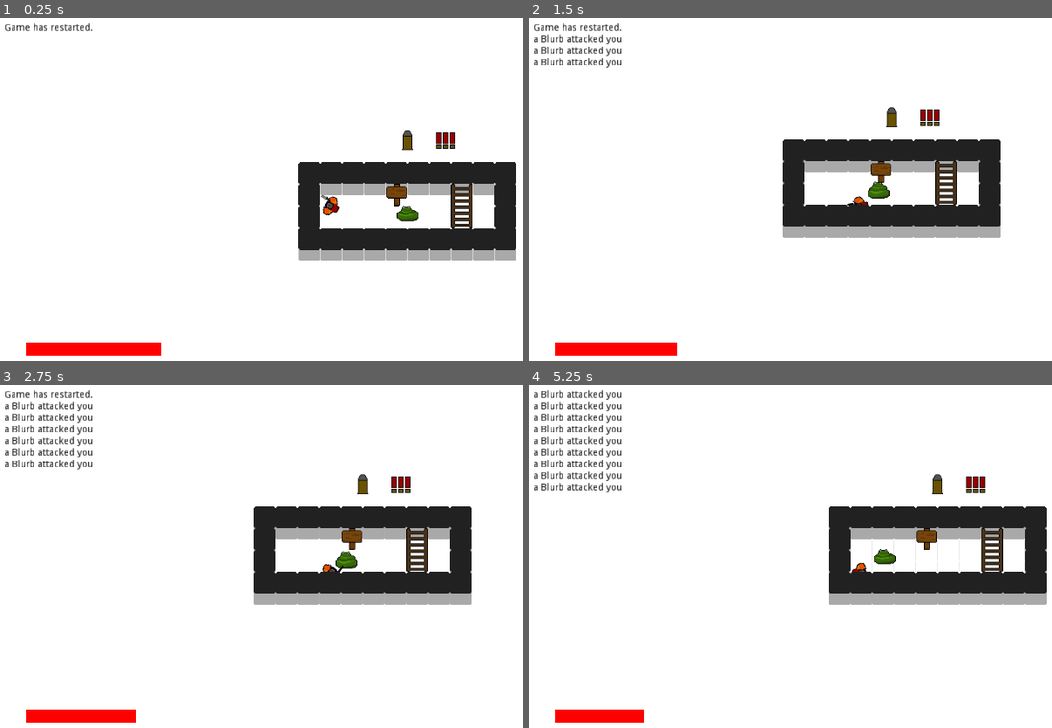
Above: before the commit, frames 1-4 (two rows, left to right).
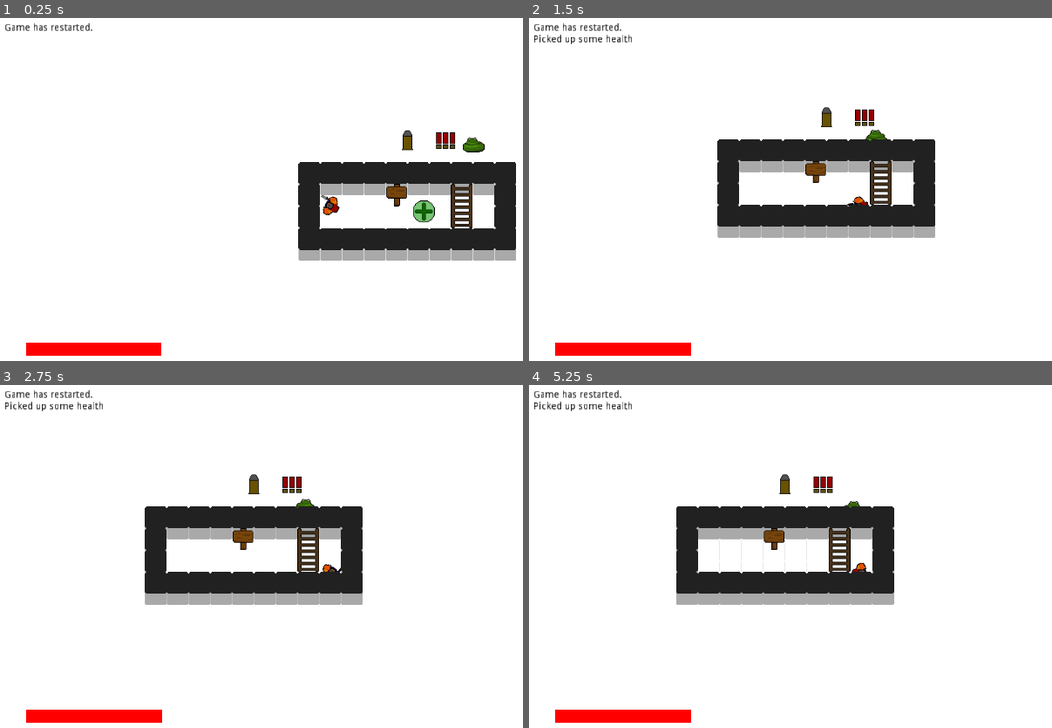
Above: after the commit, the same moments.

Repository: MilanFIN/Project2
Game: Godot game, scene res://Game.tscn
Two runs of this game, one before a commit and one after it. Both use one fixed random seed, a clock stepped at 60 frames per second and the inputs below.
Inputs (mouse positions are in pixels of both pictures, inside the frame that each line leads up to):
- Up to frame 1 (0.25 s): no input
- Up to frame 2 (1.5 s): move the mouse to (1015, 186) at 0.52 s; hold D (move_right) 0.53-1.28 s; hold 1 (melee) 0.53-1.28 s; click (1015, 186) at 0.67 s; move the mouse to (722, 227) at 1.27 s; hold S (move_down) from 1.28 s (still down); tap 2 (pistol) at 1.35 s
- Up to frame 3 (2.75 s): move the mouse to (402, 484) at 2.02 s; release S (move_down) at 2.03 s; hold D (move_right) from 2.03 s (still down); hold 3 (shotgun) from 2.03 s (still down)
- Up to frame 4 (5.25 s): move the mouse to (827, 655) at 2.77 s; release D (move_right) at 2.78 s; release 3 (shotgun) at 2.78 s; hold W (move_up) 2.78-3.53 s; tap 1 (melee) at 2.85 s; click (827, 655) at 2.92 s; move the mouse to (outside the picture) at 3.52 s; hold 2 (pistol) 3.53-4.28 s; hold A (move_left) 3.53-5.03 s; move the mouse to (649, 511) at 4.27 s; tap 3 (shotgun) at 4.35 s; move the mouse to (895, 573) at 5.02 s; hold S (move_down) from 5.03 s (still down); hold 1 (melee) from 5.03 s (still down); click (895, 573) at 5.17 s

The runs differ from the first frame. In frame 1, 0.5% of the frame differs, in the area x 75-93%, y 34-60%; in frame 2, 9.0%; in frame 3, 13%; in frame 4, 16%, in the area x 1-99%, y 1-99%.

Commit message:
healthpickups

Diff:
--- /dev/null
+++ b/actors/Healthpickup.tscn
@@ -0,0 +1,19 @@
+[gd_scene load_steps=4 format=2]
+
+[ext_resource path="res://graphics/entities/healthpickup.png" type="Texture" id=1]
+[ext_resource path="res://scripts/Healthpickup.gd" type="Script" id=2]
+
+[sub_resource type="CircleShape2D" id=1]
+radius = 16.0
+
+[node name="Healthpickup" type="Area2D"]
+collision_layer = 0
+collision_mask = 2
+script = ExtResource( 2 )
+
+[node name="CollisionShape2D" type="CollisionShape2D" parent="."]
+shape = SubResource( 1 )
+
+[node name="healthpickup" type="Sprite" parent="."]
+texture = ExtResource( 1 )
+[connection signal="body_entered" from="." to="." method="_on_Healthpickup_body_entered"]
--- a/levels/Level1.tscn
+++ b/levels/Level1.tscn
@@ -8,6 +8,7 @@
 [ext_resource path="res://actors/Infosign.tscn" type="PackedScene" id=6]
 [ext_resource path="res://actors/Shells.tscn" type="PackedScene" id=7]
 [ext_resource path="res://actors/Bullets.tscn" type="PackedScene" id=8]
+[ext_resource path="res://actors/Healthpickup.tscn" type="PackedScene" id=9]
 
 [node name="Level" type="Node2D"]
 script = ExtResource( 2 )
@@ -30,14 +31,17 @@
 format = 1
 tile_data = PoolIntArray( -1, 0, 0, -65536, 0, 0, -65535, 0, 0, -65534, 0, 0, -65533, 0, 0, -65532, 0, 0, -65531, 0, 0, …(232 unchanged characters)…
 
+[node name="Bullets" parent="." instance=ExtResource( 8 )]
+position = Vector2( 128, -80 )
+
 [node name="Shells" parent="." instance=ExtResource( 7 )]
 position = Vector2( 184, -80 )
 
-[node name="Bullets" parent="Shells" instance=ExtResource( 8 )]
-position = Vector2( -56, 0 )
+[node name="Healthpickup" parent="." instance=ExtResource( 9 )]
+position = Vector2( 152, 24 )
 
 [node name="Blurb" parent="." instance=ExtResource( 3 )]
-position = Vector2( 136, 24 )
+position = Vector2( 232, -80 )
 drop = "Bullets"
 
 [node name="Ladder" parent="." instance=ExtResource( 4 )]
--- /dev/null
+++ b/scripts/Healthpickup.gd
@@ -0,0 +1,20 @@
+extends Area2D
+
+
+
+export var healAmount = 20
+
+var messageBox
+
+
+func _ready() -> void:
+	messageBox = get_tree().get_root().get_node("Game/HUD/Messages")
+
+
+
+func _on_Healthpickup_body_entered(body: Node) -> void:
+	var player = get_tree().get_root().get_node("Game/Player")
+	messageBox.showMessage("Picked up some health")
+	player.heal(healAmount)
+
+	queue_free()
--- a/scripts/Player.gd
+++ b/scripts/Player.gd
@@ -91,6 +91,8 @@
 func takeDamage(dmg):
 	self.hp -= dmg
 
+func heal(amount):
+	self.hp += amount
 
 func setWeapon(weap):
 	currentWeapon = weap
Binary file added: graphics/entities/healthpickup.png
Not shown, added: graphics/entities/healthpickup.png.import
Not shown: 1 places in levels/Level1.tscn that only renumber resources
